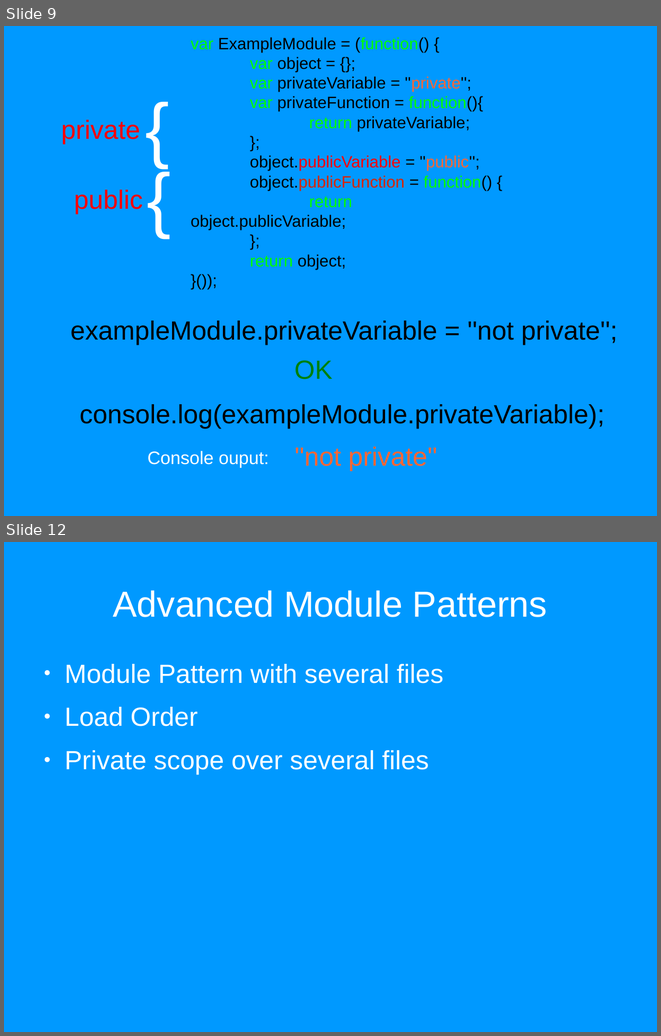
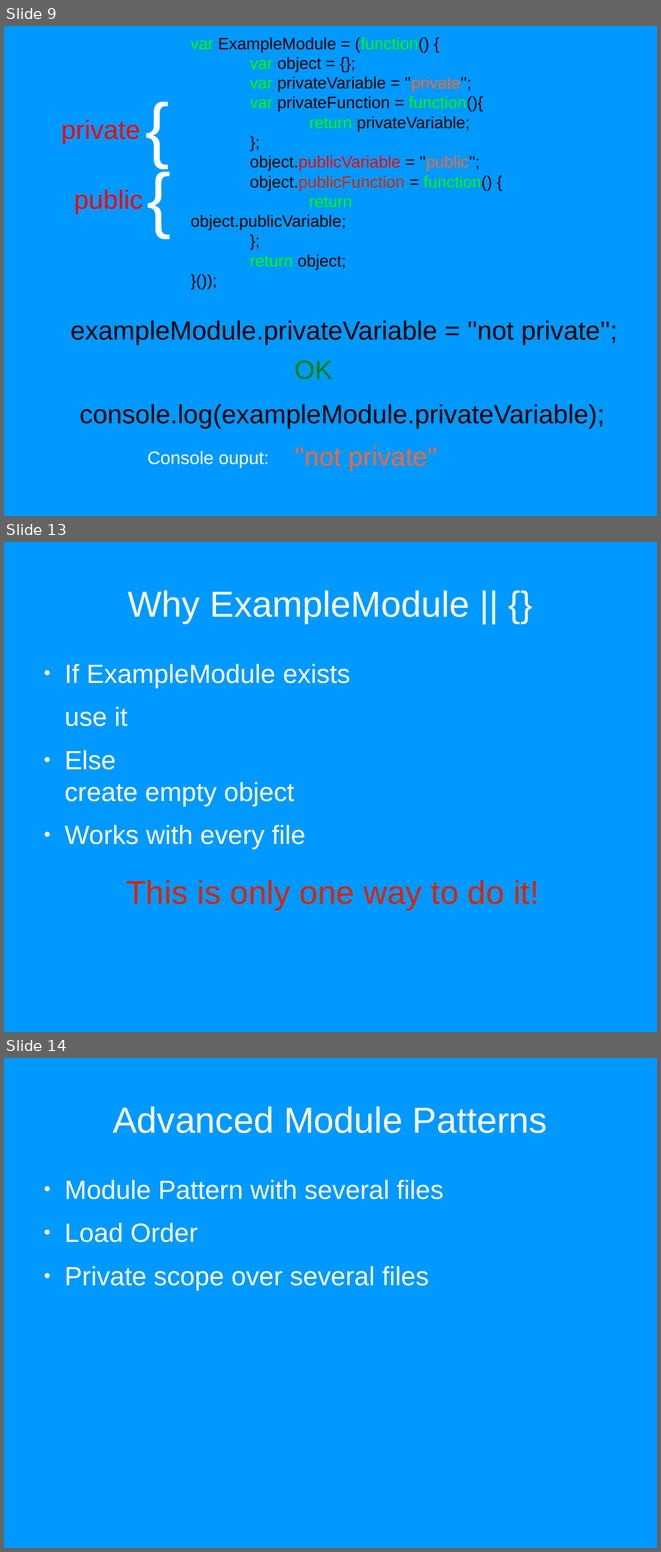
Before and after one commit to sattler/javascript-seminar-2015, a slide deck: presentation/Presentation.odp. Shown one above the other, each under a label of ours: slides 9 and 12 before the commit, slides 9, 13 and 14 after it; the slides between them are not shown. The pictures are 661x1036 and 661x1552 pixels, drawn with LibreOffice and Linux fonts; fonts in the diff are those of the drawing. Boxes give left, top, right and bottom in pixels: in the first picture for what was removed or moved away, otherwise in the second. Text is boxed around its words. In the diff, an @@ line names an element or a change of style, - is before the commit and + after.

```diff
--- a/presentation/Presentation.odp
+++ b/presentation/Presentation.odp
@@ slide 13 added at [4,542,657,1032], background #0099FF @@
@@ title added at [127,590,470,624], 44 pt, text #FFFFFF @@
+Why ExampleModule || {}
@@ text added at [64,664,350,849], 32 pt, text #FFFFFF @@
+● If ExampleModule exists
+use it
+● Else
+  create empty object
+● Works with every file
@@ text added at [126,880,539,910], 40 pt, text #DC2300 @@
+This is only one way to do it!
@@ what was slide 12 is now slide 14 @@
```
Also in this commit, not shown: 3 slides changed, 3 other slides added, 2 slides removed.
